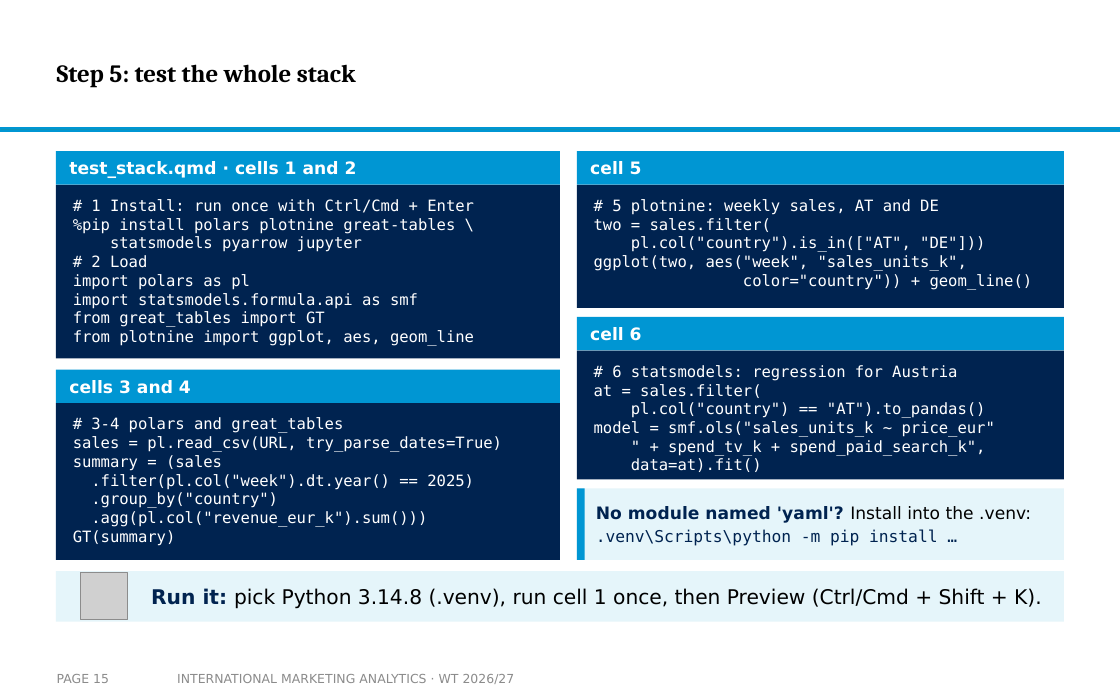
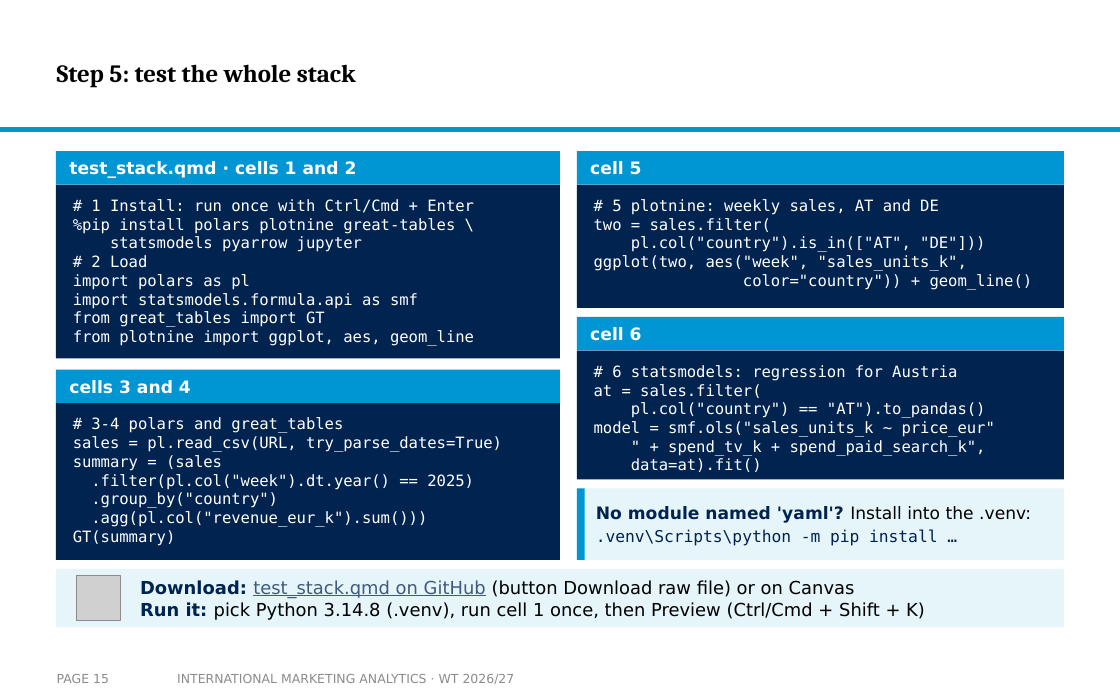
Before and after one commit to arnefloh-wu/international-marketing-analytics-teaching, a slide deck: slide 15 of slides/01a_setup-and-registration_WT26-27.pptx. Drawn at 1120x700 pixels with LibreOffice and Linux fonts; fonts in the diff are those of the drawing; grey boxes stand for pictures; background and template pictures are left out. Boxes give left, top, right and bottom in pixels: in the first picture for what was removed or moved away, otherwise in the second. Text is boxed around its words. In the diff, an @@ line names an element or a change of style, - is before the commit and + after.

```diff
--- a/slides/01a_setup-and-registration_WT26-27.pptx
+++ b/slides/01a_setup-and-registration_WT26-27.pptx
@@ rectangle: place and size @@
-rectangle at box(56, 571, 1064, 622)
+rectangle at box(56, 569, 1064, 627)
@@ picture: place and size @@
-picture at box(81, 573, 128, 620)
+picture at box(76, 576, 121, 620)
@@ text at box(140, 580, 925, 620): text changed; size 13 to 11.5 pt @@
-Run it: pick Python 3.14.8 (.venv), run cell 1 once, then Preview (Ctrl/Cmd + Shift + K).
+Download: test_stack.qmd on GitHub (button Download raw file) or on Canvas
+Run it: pick Python 3.14.8 (.venv), run cell 1 once, then Preview (Ctrl/Cmd + Shift + K)
```
Also in this commit, not shown: 1 other file.
